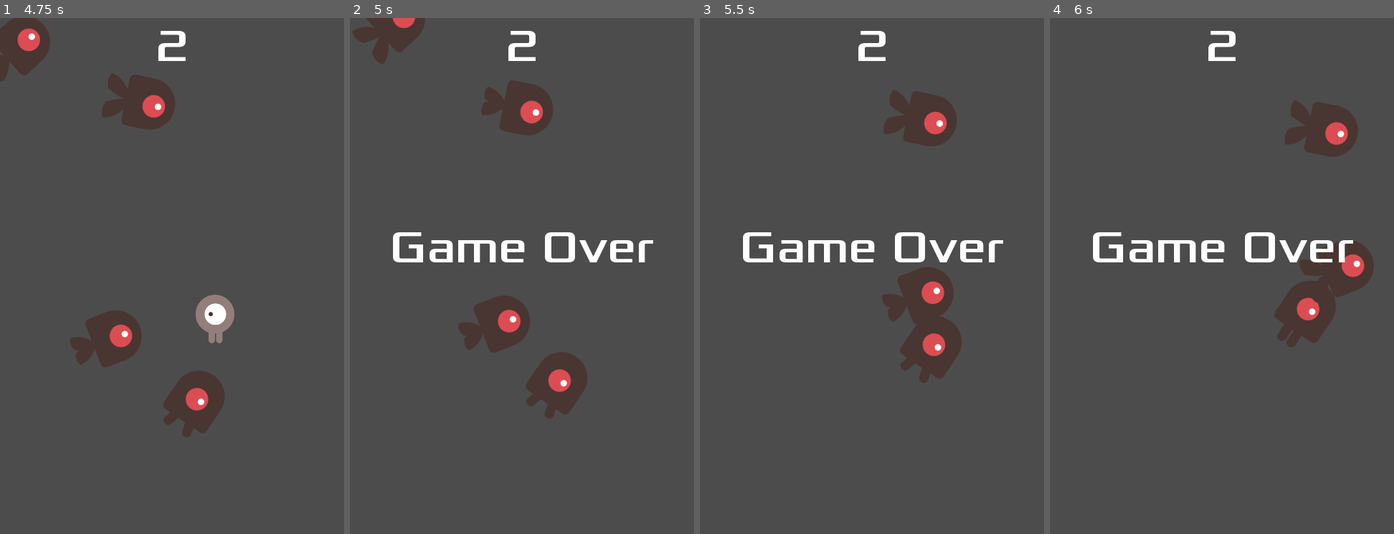
Above: before the commit, frames 1-4 (left to right).
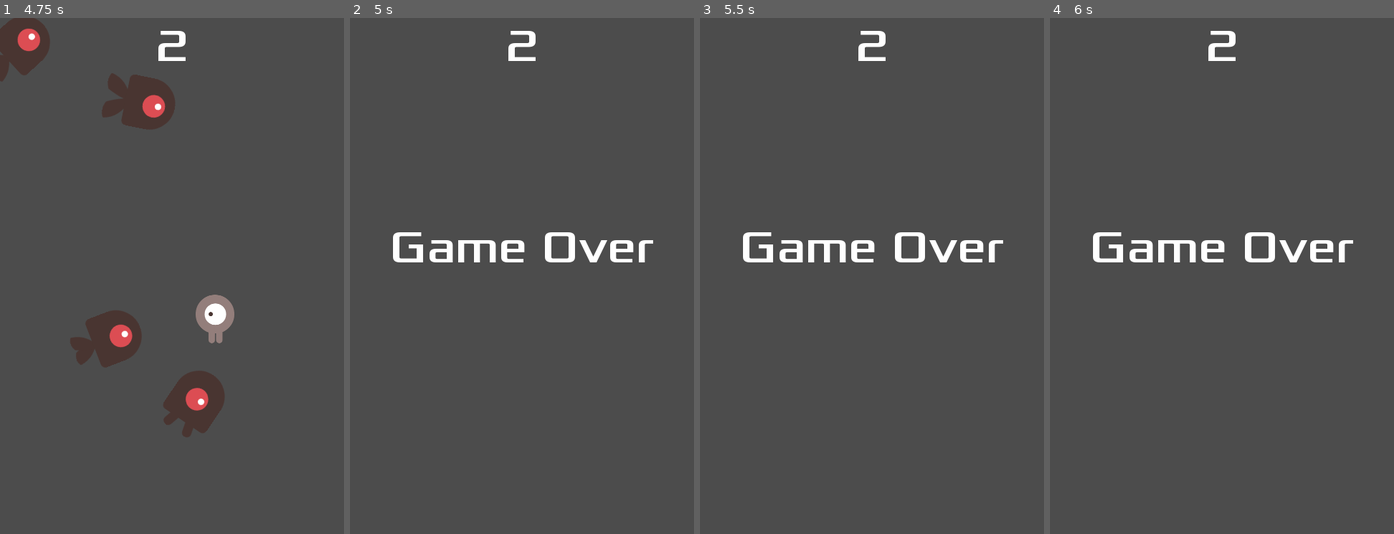
Above: after the commit, the same moments.

Repository: clanam/godot-00-tutorial
Game: Godot game, scene res://Main.tscn
Two runs of this game, one before a commit and one after it. Both use one fixed random seed, a clock stepped at 60 frames per second and the inputs below.
Inputs:
- Up to frame 1 (4.75 s): click "Start" at 0.5 s; tap Enter at 1.25 s; hold Right (ui_right) 1.28-2.03 s; hold Down (ui_down) 2.03-2.78 s; hold Right (ui_right) 2.78-3.53 s; hold Up (ui_up) 3.53-4.28 s; hold Left (ui_left) from 4.28 s (still down)
- Up to frame 2 (5 s): keep holding Left (ui_left)
- Up to frame 3 (5.5 s): keep holding Left (ui_left)
- Up to frame 4 (6 s): release Left (ui_left) at 5.78 s; hold Down (ui_down) from 5.78 s (still down)

Frame 1 is identical in both runs. In frame 2, 5.5% of the frame differs, in the area x 0-69%, y 0-78%; in frame 3, 4.6%; in frame 4, 4.5%.

Commit message:
[👾] add 'mobs' group to mobs

Diff:
--- a/Main.gd
+++ b/Main.gd
@@ -8,6 +8,7 @@
 func game_over():
 	$ScoreTimer.stop()
 	$MobTimer.stop()
+	get_tree().call_group("mobs", "queue_free")
 	$HUD.show_game_over()
 
 
--- a/Mob.tscn
+++ b/Mob.tscn
@@ -30,7 +30,9 @@
 radius = 35.9286
 height = 29.0622
 
-[node name="Mob" type="RigidBody2D"]
+[node name="Mob" type="RigidBody2D" groups=[
+"mobs",
+]]
 collision_mask = 0
 gravity_scale = 0.0
 script = ExtResource( 7 )
